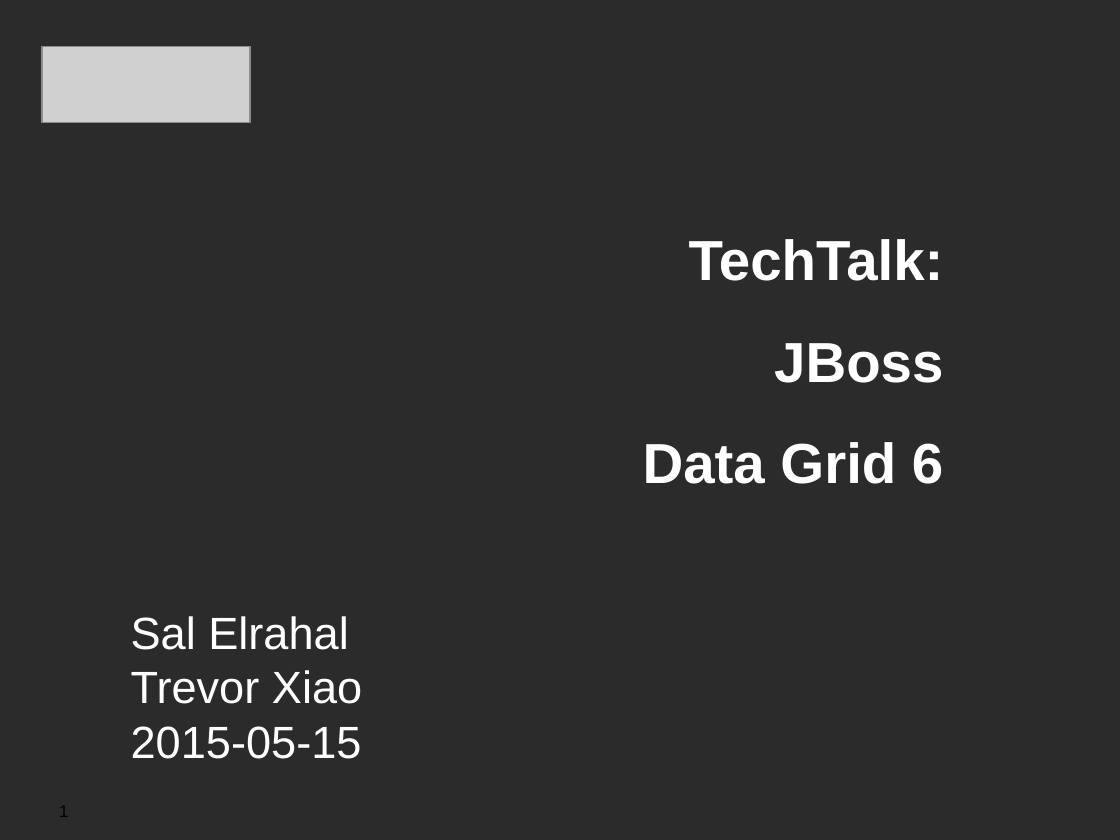
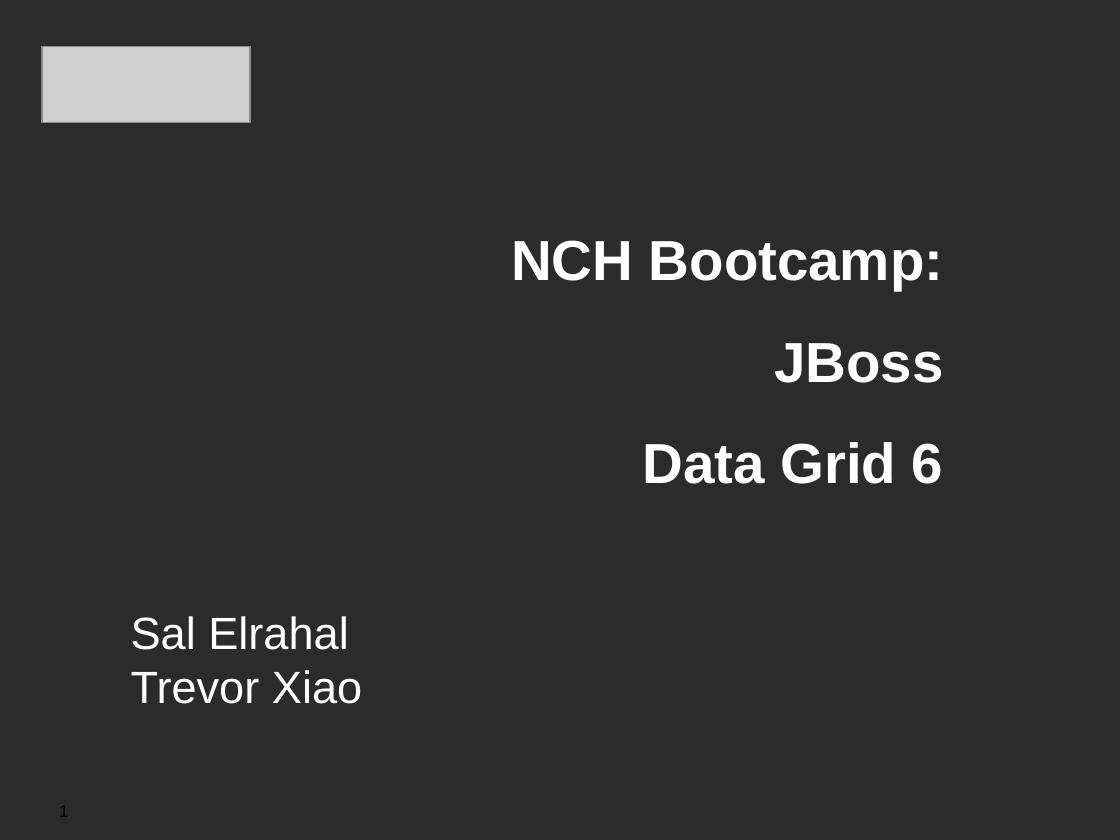
Before and after one commit to rstroop/nch-bootcamp, a slide deck: slide 1 of presentations/JDG/presentation.odp. Drawn at 1120x840 pixels with LibreOffice and Linux fonts; fonts in the diff are those of the drawing; grey boxes stand for pictures; background and template pictures are left out; a plain dark background stands for a picture behind light text. Boxes give left, top, right and bottom in pixels: in the first picture for what was removed or moved away, otherwise in the second. Text is boxed around its words. In the diff, an @@ line names an element or a change of style, - is before the commit and + after.

```diff
--- a/presentations/JDG/presentation.odp
+++ b/presentations/JDG/presentation.odp
@@ text at <box>511,240,943,291</box>: text changed @@
-TechTalk:
+NCH Bootcamp:
@@ text at <box>131,726,362,759</box>: paragraph removed @@
-2015-05-15
```
Also in this commit, not shown: 1 other slide changed.
